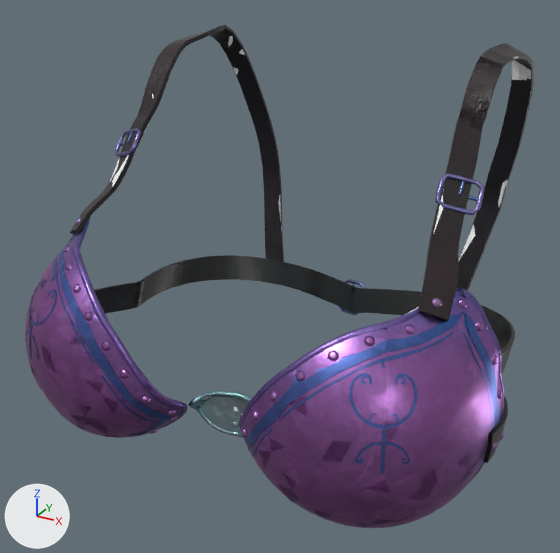
A saved change to the glTF model godot/art/armor/plate_top_etched.gltf.
Rendered twice from a 50 mm camera at (0.241, -0.486, 1.647) aimed at (-0.004, -0.04, 1.424). The lights are fixed; the arrows at lower left show +X, +Y and +Z. The first picture is the older version. Vertices at exactly the same position are counted once.

Objects in the first picture: 'plate_top_etched.lod1.darkleather', 'plate_top_etched.lod1.steel', 'plate_top_etched.shadow', 'plate_top_etched.top.darkleather', 'plate_top_etched.top.steel'.
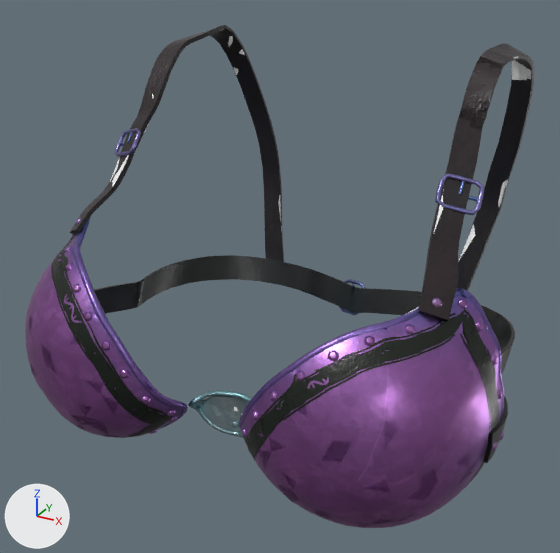
Where the change shows, as pixel boxes (x1, y1, x2, y2) in the pictures (560 x 553 px):
part 1 of me_plate_top_etched_top_darkleather, added: after (53, 248, 161, 438)
part 2 of me_plate_top_etched_top_darkleather, added: after (59, 235, 167, 437)
part 3 of me_plate_top_etched_top_darkleather, added: after (245, 317, 499, 463)
part 4 of me_plate_top_etched_top_darkleather, added: after (249, 326, 494, 483)
part 5 of me_plate_top_etched_top_darkleather, added: after (243, 308, 500, 440)
part 6 of me_plate_top_etched_top_darkleather, added: after (253, 333, 490, 487)
part 7 of me_plate_top_etched_top_darkleather, added: after (63, 234, 173, 432)
part 8 of me_plate_top_etched_top_darkleather, added: after (51, 254, 156, 438)
part 9 of me_plate_top_etched_top_steel, deleted: before (25, 235, 499, 481)
part 10 of me_plate_top_etched_lod1_darkleather, added: after (245, 312, 499, 477)
part 11 of me_plate_top_etched_lod1_darkleather, added: after (53, 234, 170, 437)
part 12 of me_plate_top_etched_lod1_steel, deleted: before (25, 234, 499, 475)

Edits to the bpy script that builds the scene:
```text
Change me_plate_top_etched_top_darkleather:
    used by ob_plate_top_etched_top_darkleather; location = (0.0, 0.0, 0.0)
    remove me_plate_top_etched_top_darkleather.from_pydata(...)  # 2202 vertices, 4392 faces; spans x -0.17..0.172, y -0.116..0.125, z 1.345..1.582
    add me_plate_top_etched_top_darkleather.from_pydata(...)  # 9877 vertices, 12067 faces; spans x -0.17..0.172, y -0.171..0.125, z 1.315..1.582
    me_plate_top_etched_top_darkleather part 1: a new loose piece of 1436 vertices spanning x -0.167..-0.033, y -0.17..-0.093, z 1.316..1.452, in mat_darkleather
    me_plate_top_etched_top_darkleather part 2: a new loose piece of 1433 vertices spanning x -0.168..-0.032, y -0.169..-0.092, z 1.316..1.453, in mat_darkleather
    me_plate_top_etched_top_darkleather part 3: a new loose piece of 1429 vertices spanning x 0.032..0.169, y -0.169..-0.09, z 1.316..1.454, in mat_darkleather
    me_plate_top_etched_top_darkleather part 4: a new loose piece of 1425 vertices spanning x 0.034..0.168, y -0.17..-0.093, z 1.316..1.453, in mat_darkleather
    me_plate_top_etched_top_darkleather part 5: a new loose piece of 490 vertices spanning x 0.03..0.169, y -0.167..-0.088, z 1.315..1.456, in mat_darkleather
    me_plate_top_etched_top_darkleather part 6: a new loose piece of 490 vertices spanning x 0.037..0.167, y -0.171..-0.101, z 1.319..1.449, in mat_darkleather
    me_plate_top_etched_top_darkleather part 7: a new loose piece of 486 vertices spanning x -0.168..-0.03, y -0.167..-0.088, z 1.315..1.454, in mat_darkleather
    me_plate_top_etched_top_darkleather part 8: a new loose piece of 486 vertices spanning x -0.167..-0.037, y -0.17..-0.101, z 1.319..1.448, in mat_darkleather
Change me_plate_top_etched_top_steel:
    used by ob_plate_top_etched_top_steel; location = (0.0, 0.0, 0.0)
    remove me_plate_top_etched_top_steel.from_pydata(...)  # 12089 vertices, 20320 faces; spans x -0.171..0.173, y -0.175..0.102, z 1.314..1.52
    add me_plate_top_etched_top_steel.from_pydata(...)  # 8361 vertices, 16136 faces; spans x -0.171..0.173, y -0.175..0.102, z 1.314..1.52
    me_plate_top_etched_top_steel part 9: 20 loose pieces with 3728 vertices, spanning x -0.168..0.169, y -0.171..-0.089, z 1.316..1.455, are deleted
Change me_plate_top_etched_lod1_darkleather:
    used by ob_plate_top_etched_lod1_darkleather; location = (0.0, 0.0, 0.0)
    remove me_plate_top_etched_lod1_darkleather.from_pydata(...)  # 596 vertices, 1180 faces; spans x -0.17..0.172, y -0.116..0.125, z 1.345..1.582
    add me_plate_top_etched_lod1_darkleather.from_pydata(...)  # 1085 vertices, 1832 faces; spans x -0.17..0.172, y -0.17..0.125, z 1.315..1.582
    me_plate_top_etched_lod1_darkleather part 10: a new loose piece of 246 vertices spanning x 0.031..0.169, y -0.17..-0.088, z 1.315..1.455, in mat_darkleather
    me_plate_top_etched_lod1_darkleather part 11: a new loose piece of 243 vertices spanning x -0.168..-0.031, y -0.17..-0.091, z 1.315..1.453, in mat_darkleather
Change me_plate_top_etched_lod1_steel:
    used by ob_plate_top_etched_lod1_steel; location = (0.0, 0.0, 0.0)
    remove me_plate_top_etched_lod1_steel.from_pydata(...)  # 2501 vertices, 4223 faces; spans x -0.168..0.169, y -0.175..0.099, z 1.314..1.52
    add me_plate_top_etched_lod1_steel.from_pydata(...)  # 1767 vertices, 3521 faces; spans x -0.168..0.169, y -0.175..0.099, z 1.314..1.52
    me_plate_top_etched_lod1_steel part 12: 18 loose pieces with 734 vertices, spanning x -0.168..0.169, y -0.171..-0.087, z 1.315..1.455, are deleted
```
